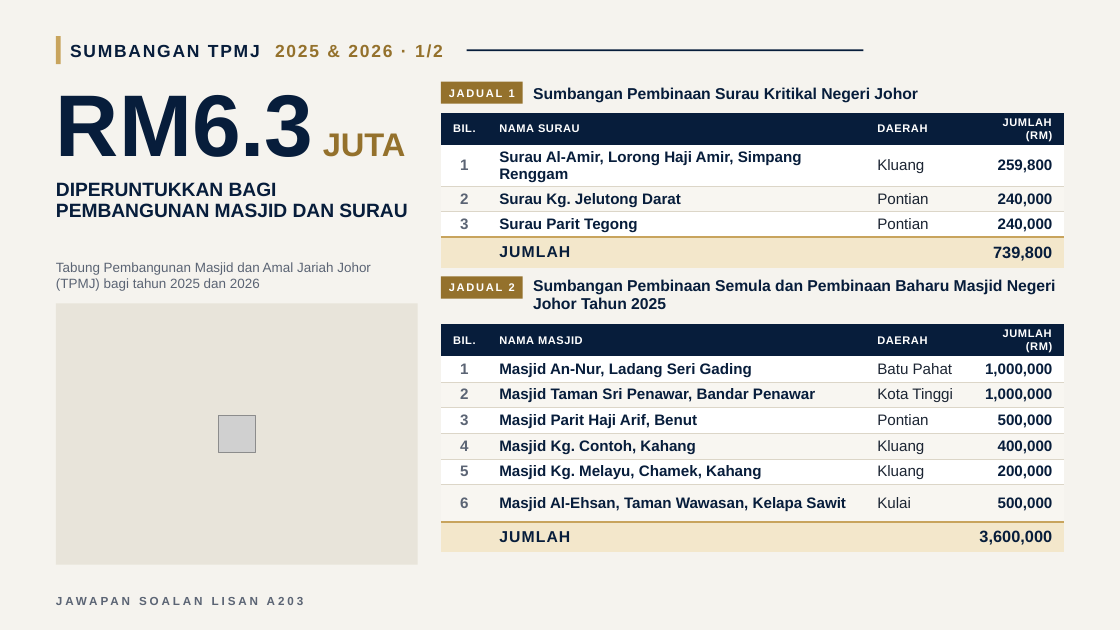
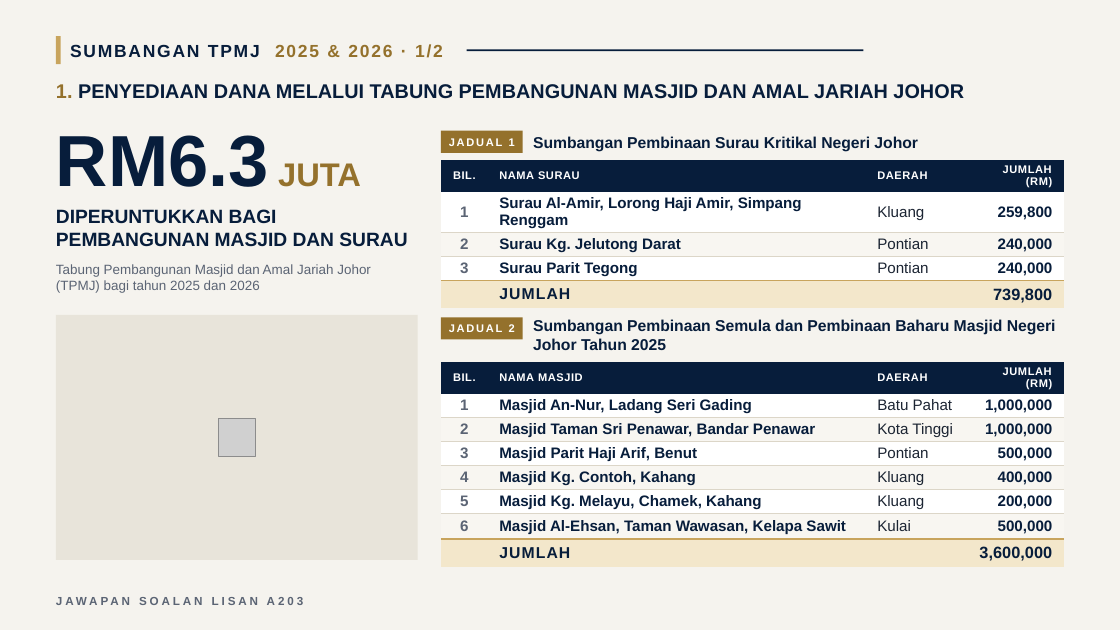
Before and after one commit to nawaljoe/Nawal, a slide deck: slide 7 of infografik-a203/pptx/A203_Infografik_16x9.pptx. Drawn at 1120x630 pixels with LibreOffice and Linux fonts; fonts in the diff are those of the drawing; grey boxes stand for pictures; background and template pictures are left out. Boxes give left, top, right and bottom in pixels: in the first picture for what was removed or moved away, otherwise in the second. Text is boxed around its words. In the diff, an @@ line names an element or a change of style, - is before the commit and + after.

```diff
--- a/infografik-a203/pptx/A203_Infografik_16x9.pptx
+++ b/infografik-a203/pptx/A203_Infografik_16x9.pptx
@@ title added at bbox=[56, 84, 964, 99], 17 pt, text #071D3B, bold @@
+1. PENYEDIAAN DANA MELALUI TABUNG PEMBANGUNAN MASJID DAN AMAL JARIAH JOHOR
@@ text "RM6.3 JUTA": place and size @@
-text "RM6.3 JUTA" at bbox=[56, 95, 406, 157]
+text "RM6.3 JUTA" at bbox=[56, 135, 361, 187]
@@ text "RM6.3 JUTA" at bbox=[56, 135, 361, 187]: size 75 to 62 pt in "RM6.3" @@
@@ 2 texts, 1 rectangle: place and size @@
-2 texts, 1 rectangle at bbox=[441, 82, 918, 103]
+2 texts, 1 rectangle at bbox=[441, 131, 918, 153]
@@ table: place and size @@
-table at bbox=[441, 113, 1065, 265]
+table at bbox=[441, 160, 1065, 379]
@@ text "DIPERUNTUKKAN BAGI PEMBANGUNAN MASJID DAN ...": place and size @@
-text "DIPERUNTUKKAN BAGI PEMBANGUNAN MASJID DAN ..." at bbox=[56, 182, 407, 218]
+text "DIPERUNTUKKAN BAGI PEMBANGUNAN MASJID DAN ..." at bbox=[56, 209, 407, 247]
@@ text "DIPERUNTUKKAN BAGI PEMBANGUNAN MASJID DAN ..." at bbox=[56, 209, 407, 247]: line spacing 0.95 to 1 @@
@@ rectangle: place and size @@
-rectangle at bbox=[56, 303, 418, 565]
+rectangle at bbox=[56, 315, 418, 560]
@@ 2 texts, 1 rectangle: place and size @@
-2 texts, 1 rectangle at bbox=[441, 276, 1056, 309]
+2 texts, 1 rectangle at bbox=[441, 318, 1056, 350]
@@ table: place and size @@
-table at bbox=[441, 324, 1065, 549]
+table at bbox=[441, 362, 1065, 565]
@@ picture: place and size @@
-picture at bbox=[218, 415, 255, 452]
+picture at bbox=[218, 419, 255, 456]
```
Also in this commit, not shown: 3 other files.
